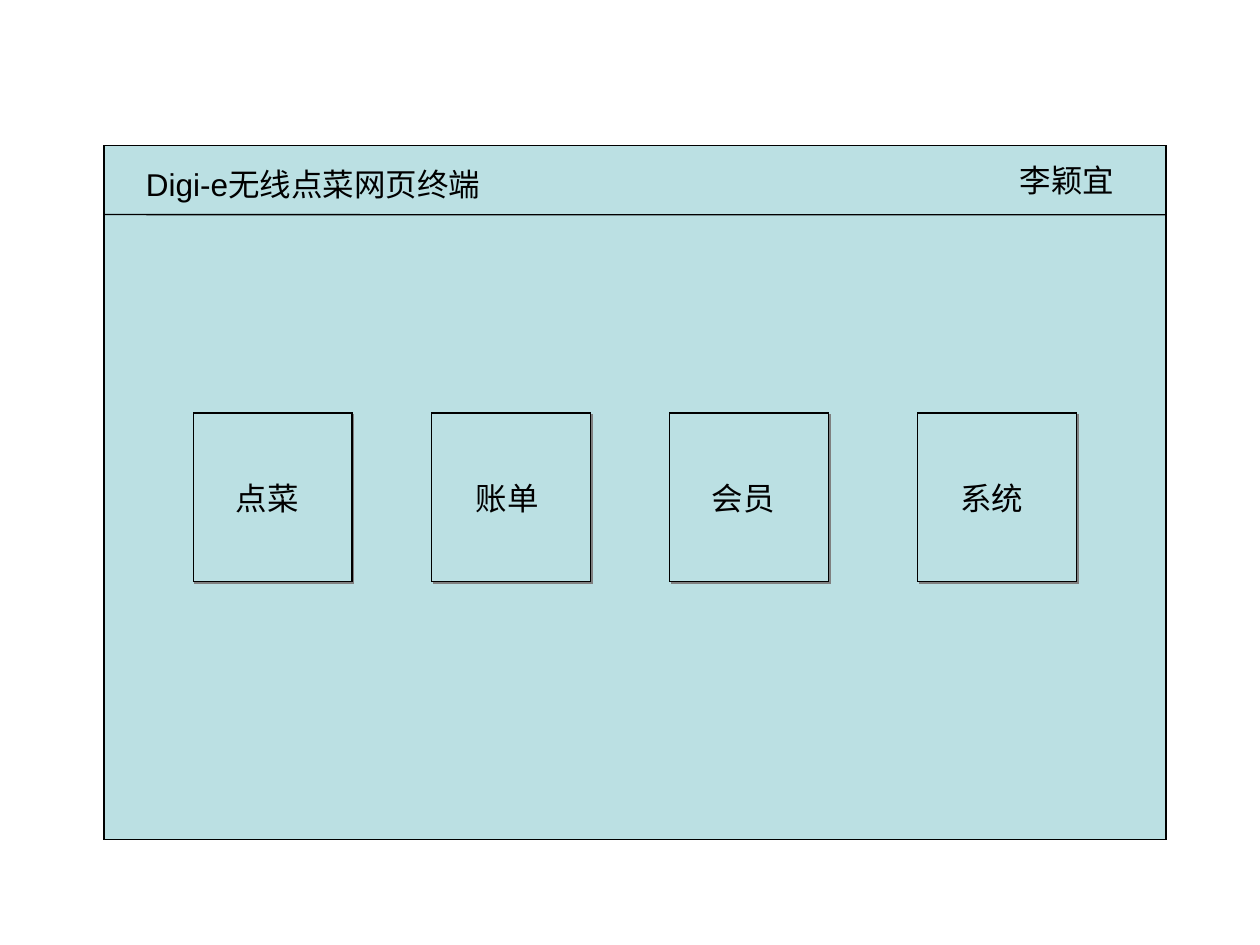
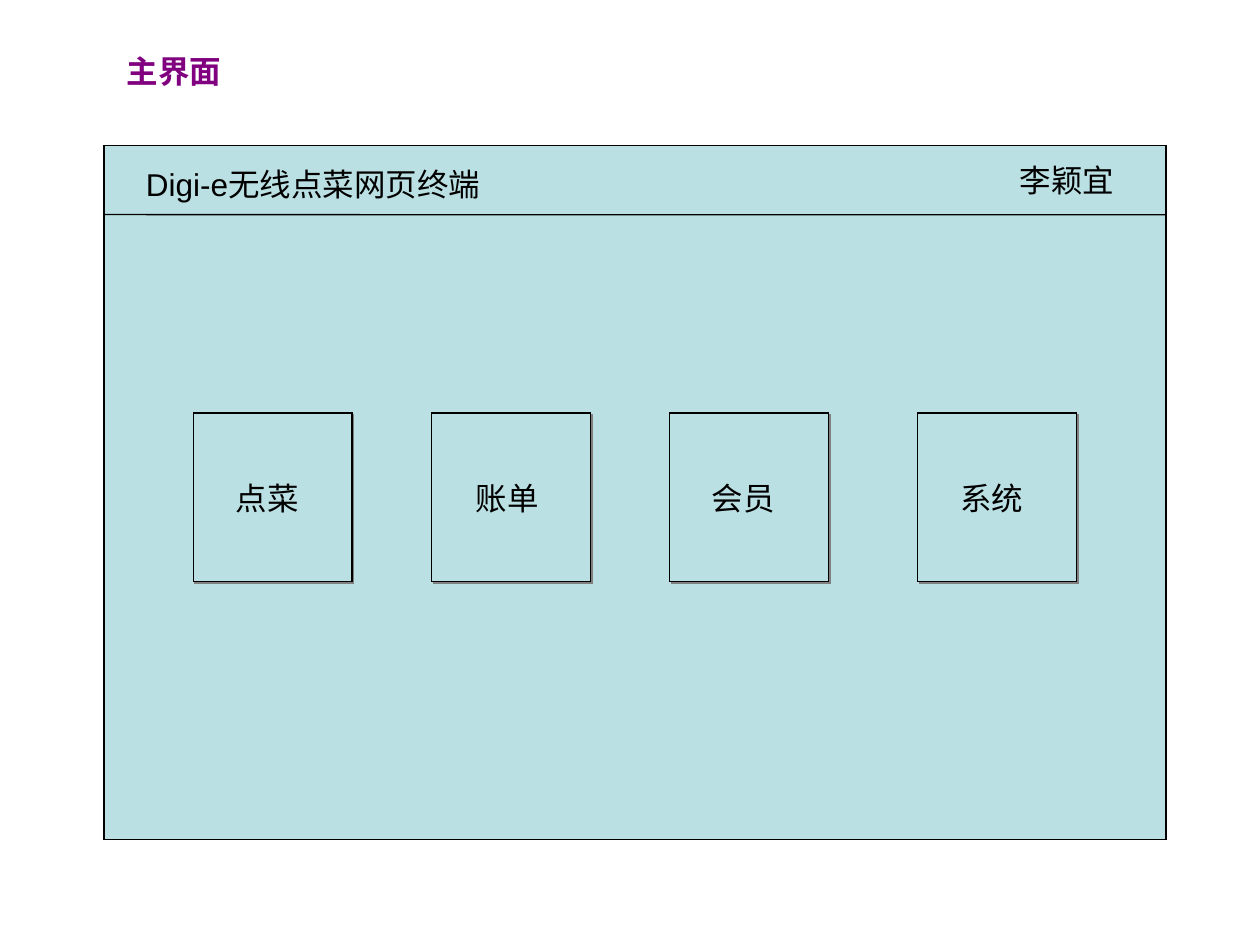
Before and after one commit to runt18/wireless-order-solution, a slide deck: slide 2 of doc/Digi-e网页终端需求.ppt. Drawn at 1260x945 pixels with LibreOffice and Linux fonts; fonts in the diff are those of the drawing. Boxes give left, top, right and bottom in pixels: in the first picture for what was removed or moved away, otherwise in the second. Text is boxed around its words. In the diff, an @@ line names an element or a change of style, - is before the commit and + after.

```diff
--- a/doc/Digi-e网页终端需求.ppt
+++ b/doc/Digi-e网页终端需求.ppt
@@ text added at (x1=127, y1=56, x2=221, y2=86), 18 pt, text #800080, bold @@
+主界面
```
Also in this commit, not shown: 6 other slides changed, 4 slides added, 1 other file.
